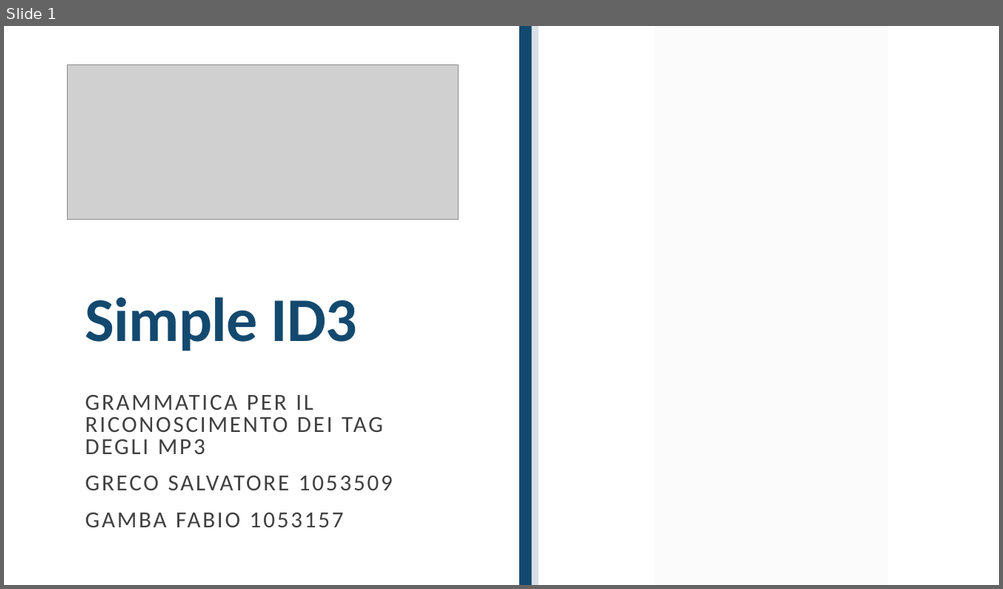
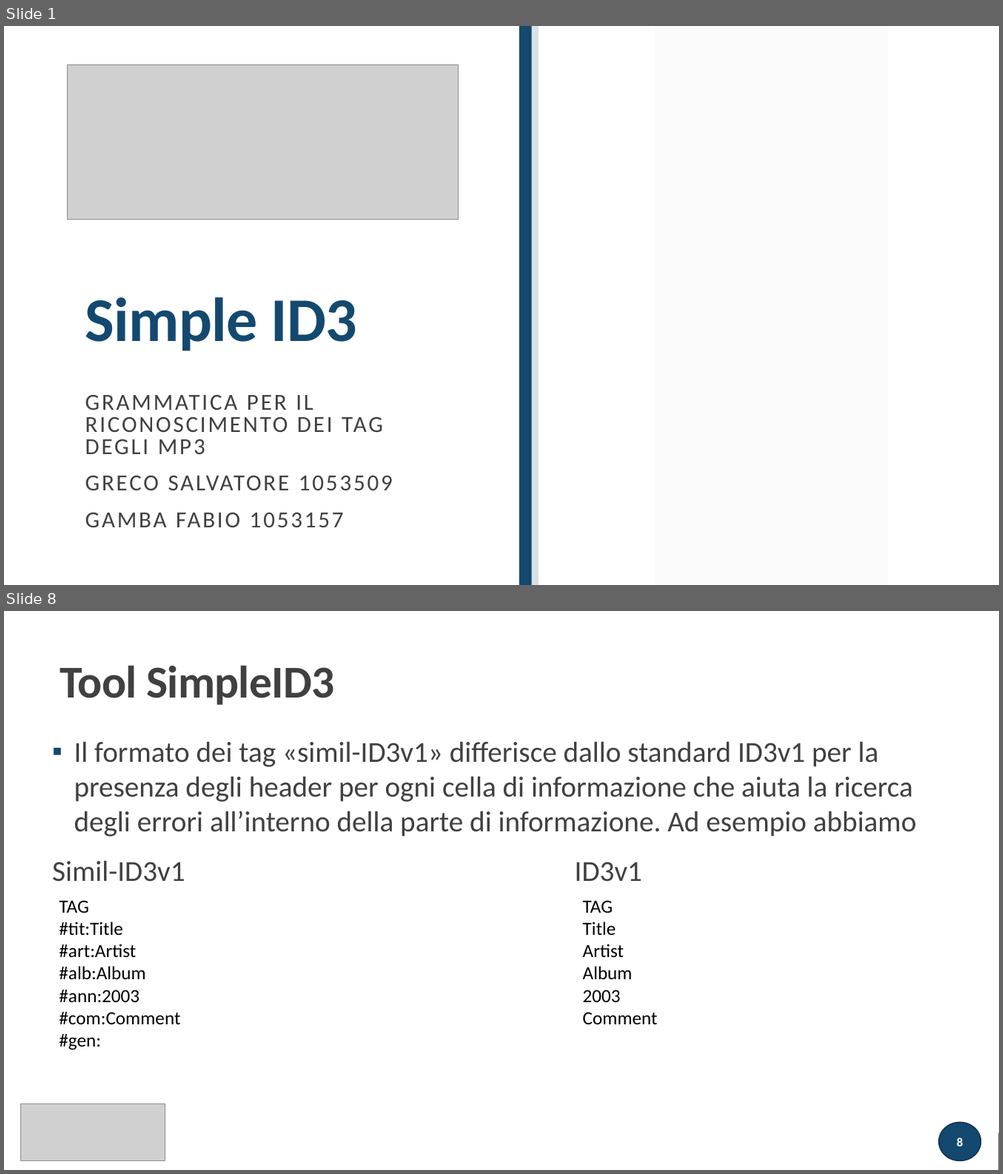
Before and after one commit to atusghen/SimpleID3, a slide deck: presentazione.pptx. Shown one above the other, each under a label of ours: slide 1 before the commit, slides 1 and 8 after it; the slides between them are not shown. The pictures are 1003x589 and 1003x1174 pixels, drawn with LibreOffice and Linux fonts; fonts in the diff are those of the drawing; grey boxes stand for pictures. Boxes give left, top, right and bottom in pixels: in the first picture for what was removed or moved away, otherwise in the second. Text is boxed around its words. In the diff, an @@ line names an element or a change of style, - is before the commit and + after.

```diff
--- a/presentazione.pptx
+++ b/presentazione.pptx
@@ slide 8 added at <box>4,611,999,1170</box>, background #FFFFFF @@
@@ rectangle added at <box>4,611,999,1170</box>, fill #FFFFFF @@
@@ parallelogram added at <box>612,611,845,1170</box>, fill #F2F2F2 at 30% opacity @@
@@ title added at <box>60,665,334,705</box>, 44 pt, text #404040, bold @@
+Tool SimpleID3
@@ text added at <box>52,741,916,882</box>, 28 pt, text #404040 @@
+▪ Il formato dei tag «simil-ID3v1» differisce dallo standard ID3v1 per la presenza degli header per ogni cella di informazione che aiuta la ricerca degli errori all’interno della parte di informazione. Ad esempio abbiamo
+Simil-ID3v1 ID3v1
@@ line added from (53, 826) to (284, 826), #404040 1 pt @@
@@ rectangle added at <box>53,813,293,851</box>, fill #FFFFFF, outline #FFFFFF 1.25 pt @@
@@ text added at <box>59,900,180,1051</box>, 18 pt, text #000000 @@
+TAG
+#tit:Title
+#art:Artist
+#alb:Album
+#ann:2003
+#com:Comment
+#gen:
@@ text added at <box>583,900,657,1025</box>, 18 pt, text #000000 @@
+TAG
+Title
+Artist
+Album
+2003
+Comment
@@ picture added at <box>21,1104,166,1162</box> @@
@@ rectangle added at <box>4,1133,999,1170</box>, fill #262626 @@
@@ page number added at <box>939,1123,981,1161</box>, fill #14496F, outline #0F3652 1.25 pt, 12 pt, text #FFFFFF, bold @@
+8
```
Also in this commit, not shown: 4 slides changed, 5 other slides added, 1 other file.
